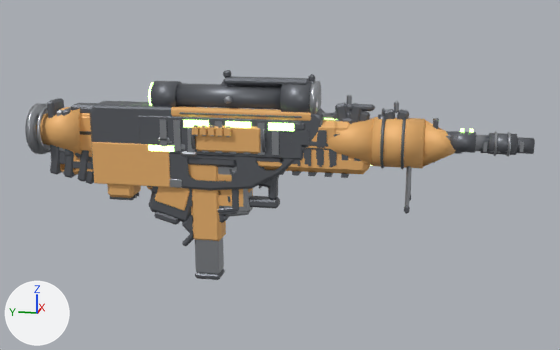
The glTF model public/weapons_authored.glb as it was, and as the next commit left it.
Rendered twice from a 50 mm camera at (-2.016, -0.561, 0.505) aimed at (0.009, -0.156, -0.001). Lighting does not change. The marker at lower left points along +X, +Y and +Z. The first picture is the older version.

Names of what the first picture shows: 'weapon_boltsniper', 'weapon_dmr', 'weapon_energyshotgun', 'weapon_fuelrod', 'weapon_lmg', 'weapon_m4', 'weapon_magnum', 'weapon_needler', 'weapon_rifle', 'weapon_rpg', 'weapon_uzi' and 3 more.
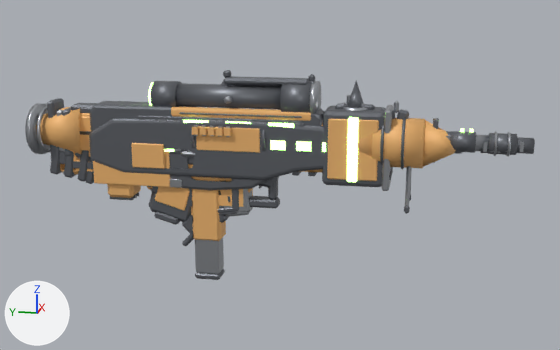
The edits, one by one:
Mesh me_cylinder_095 is new.
It has 441 vertices, 802 faces and spans x -0.059..0.059, y -0.459..0.291, z -0.015..0.265.
Faces by material slot: [398, 164, 120, 120].
It uses material mat_dark_metal (grey #6f7379).
It uses material mat_body (orange #edb56f).
It uses material mat_energy (green #59bc7c, glowing green #bcff89).
It uses material mat_metal (grey #b3b6bc).
Mesh me_profile_003 is new.
It has 532 vertices, 1004 faces and spans x -0.051..0.051, y -0.441..0.375, z -0.006..0.203.
Faces by material slot: [532, 44, 244, 184].
It uses material mat_dark_metal (grey #6f7379).
It uses material mat_metal (grey #b3b6bc).
It uses material mat_body (orange #edb56f).
It uses material mat_energy (green #59bc7c, glowing green #bcff89).
Object 'weapon_ghammer' (ob_weapon_ghammer) is new; it shows me_cylinder_095.
Its location is (0.0, 0.0, 0.0).
Object 'weapon_concussion' (ob_weapon_concussion) is new; it shows me_profile_003.
Its location is (0.0, 0.0, 0.0).

Where the change shows, as pixel boxes [x1, y1, x2, y2] in the pictures (560 x 350 px):
'weapon_concussion', added
    after: [89, 119, 326, 180]
    faces in mat_dark_metal (grey #6f7379): [89, 119, 324, 180]
    faces in mat_body (orange #edb56f): [131, 143, 165, 169]
    faces in mat_energy (green #59bc7c, glowing green #bcff89): [270, 140, 326, 152]
'weapon_ghammer', added
    after: [322, 80, 394, 191]
    faces in mat_body (orange #edb56f): [327, 119, 379, 181]
    faces in mat_dark_metal (grey #6f7379): [322, 80, 393, 187]
    faces in mat_energy (green #59bc7c, glowing green #bcff89): [347, 117, 359, 182]
    faces in mat_metal (grey #b3b6bc): [343, 105, 394, 191]
'weapon_m4', unchanged, covered by the edit
    both: [62, 94, 458, 213]
'weapon_fuelrod', unchanged, covered by the edit
    before: [78, 141, 370, 178]
    after: [78, 157, 322, 176]
